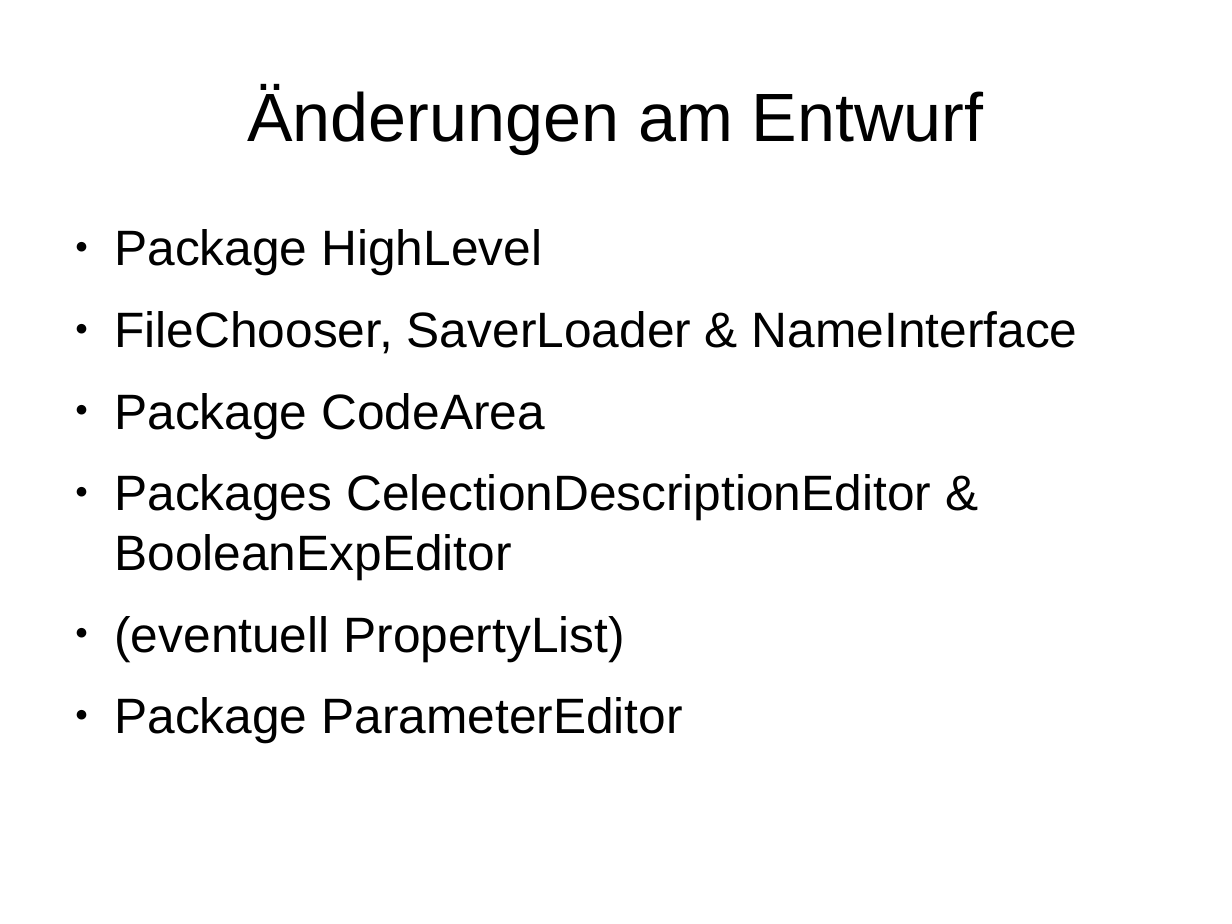
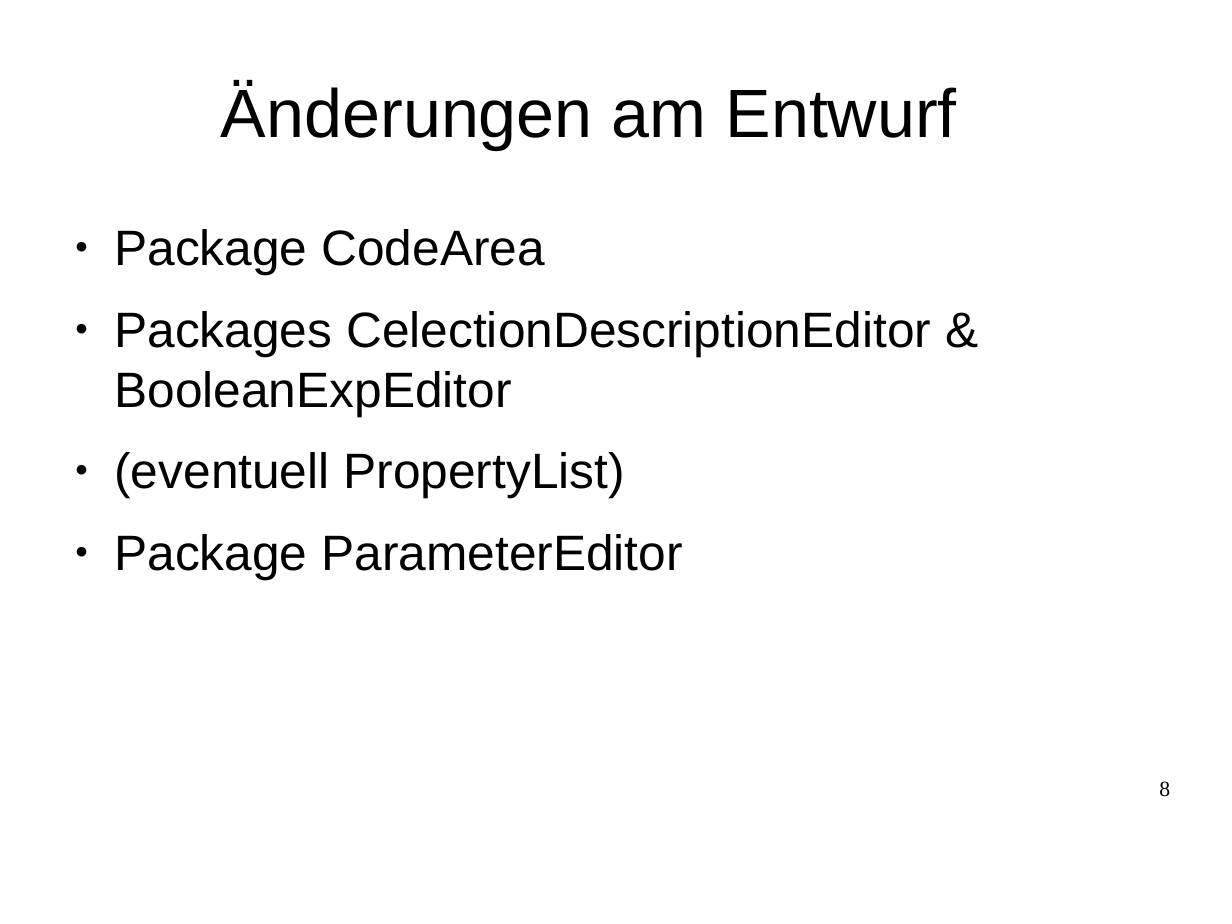
Before and after one commit to justin-hecht/pse-wahlverfahren, a slide deck: slide 8 of Implementierung/Präsentation/Präsentation.odp (slide 6 before the commit). Drawn at 1232x924 pixels with LibreOffice and Linux fonts; fonts in the diff are those of the drawing; background and template pictures are left out. Boxes give left, top, right and bottom in pixels: in the first picture for what was removed or moved away, otherwise in the second. Text is boxed around its words. In the diff, an @@ line names an element or a change of style, - is before the commit and + after.

```diff
--- a/Implementierung/Präsentation/Präsentation.odp
+++ b/Implementierung/Präsentation/Präsentation.odp
@@ title "Änderungen am Entwurf" moved from (x1=247, y1=86, x2=983, y2=153) to (x1=221, y1=83, x2=957, y2=150) @@
@@ text at (x1=114, y1=229, x2=1078, y2=354): paragraphs removed @@
-● Package HighLevel
-● FileChooser, SaverLoader & NameInterface
@@ page number added at (x1=1159, y1=781, x2=1170, y2=797), 14 pt, text #000000 @@
+8
```
Also in this commit, not shown: 10 other slides changed, 5 slides added, 3 slides removed, 3 other files.
